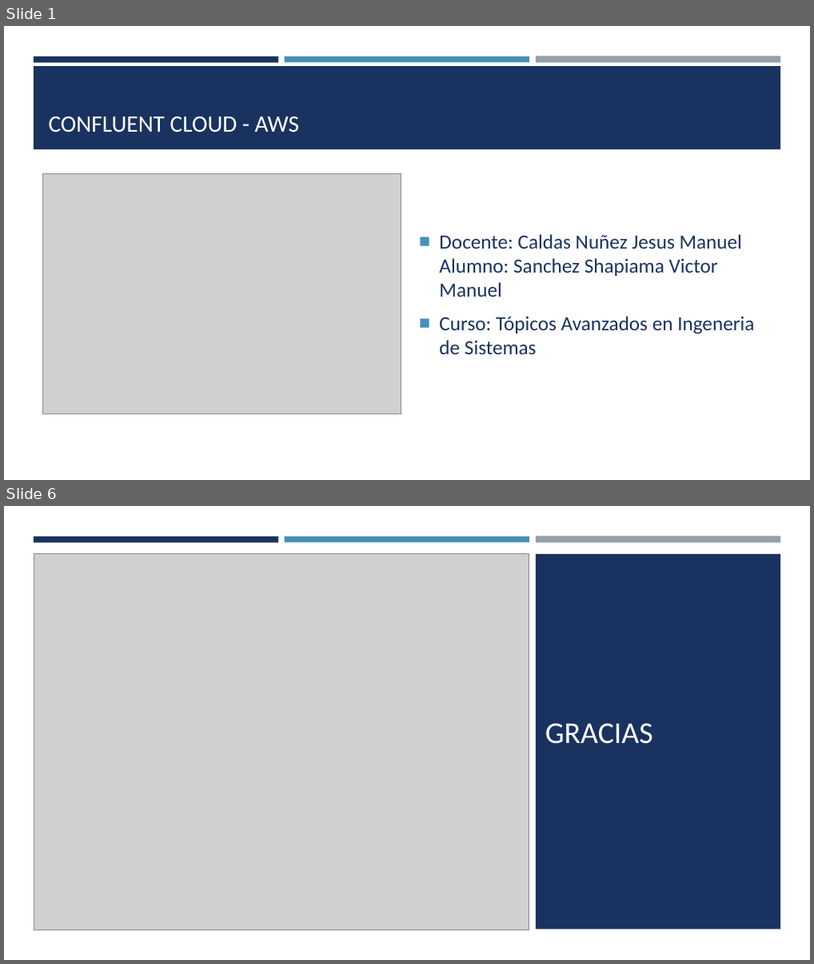
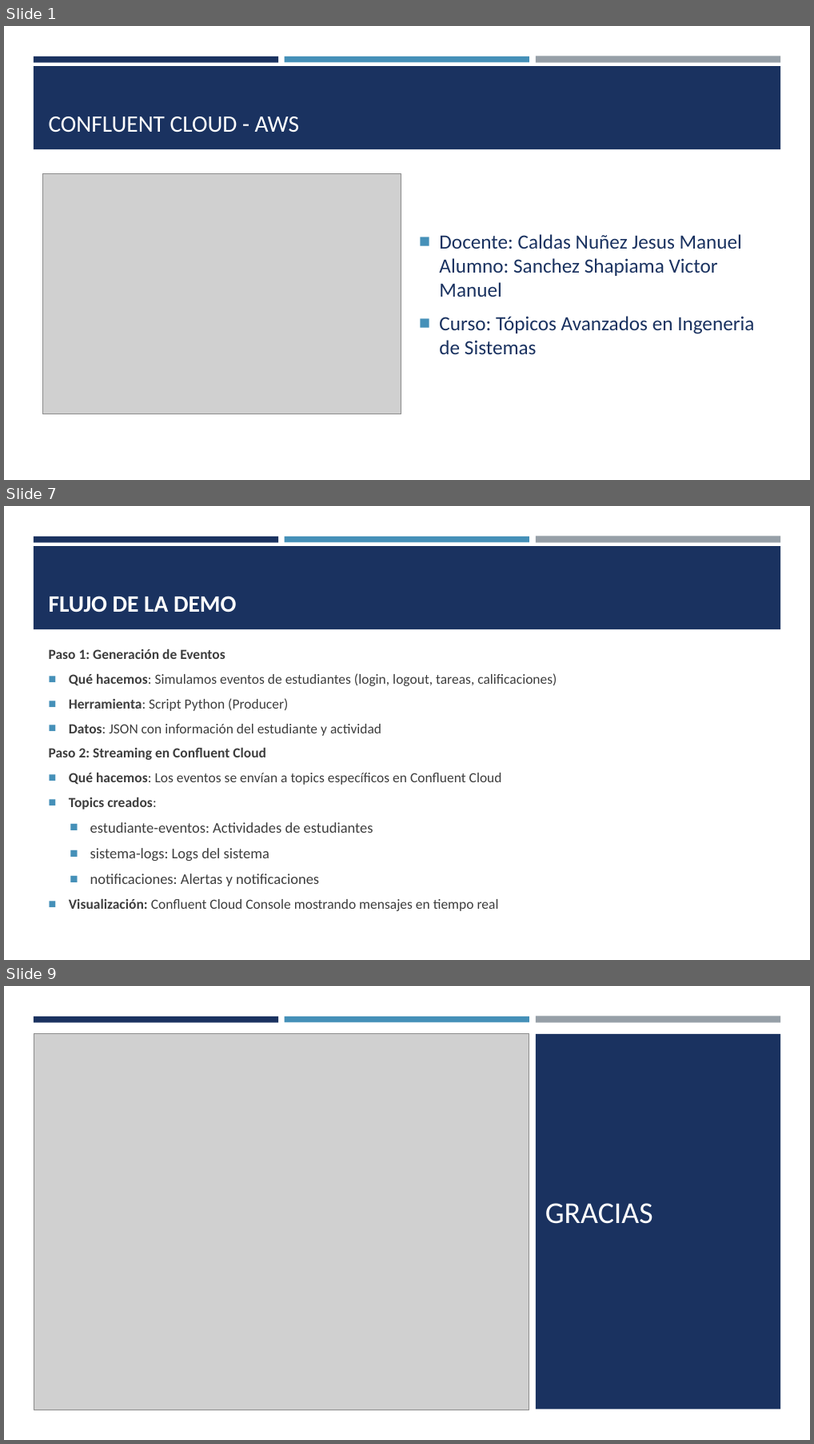
Before and after one commit to VictorSanchezS/AWS-Confluent, a slide deck: Confluent cloud - aws.pptx. Shown one above the other, each under a label of ours: slides 1 and 6 before the commit, slides 1, 7 and 9 after it; the slides between them are not shown. The pictures are 814x964 and 814x1444 pixels, drawn with LibreOffice and Linux fonts; fonts in the diff are those of the drawing; grey boxes stand for pictures. Boxes give left, top, right and bottom in pixels: in the first picture for what was removed or moved away, otherwise in the second. Text is boxed around its words. In the diff, an @@ line names an element or a change of style, - is before the commit and + after.

Commit message:
aws-to-start-demo

```diff
--- a/Confluent cloud - aws.pptx
+++ b/Confluent cloud - aws.pptx
@@ slide 7 added at bbox=[4, 506, 810, 960], background #FFFFFF; not listed: 4 template elements that a slide beside it also shows @@
@@ title added at bbox=[49, 596, 236, 612], 28 pt, text #FFFFFF, bold @@
+FLUJO DE LA DEMO
@@ text added at bbox=[49, 648, 557, 911], 16.6 pt, text #3D3D3D @@
+Paso 1: Generación de Eventos
+■ Qué hacemos: Simulamos eventos de estudiantes (login, logout, tareas, calificaciones)
+■ Herramienta: Script Python (Producer)
+■ Datos: JSON con información del estudiante y actividad
+Paso 2: Streaming en Confluent Cloud
+■ Qué hacemos: Los eventos se envían a topics específicos en Confluent Cloud
+■ Topics creados:
+  ■ estudiante-eventos: Actividades de estudiantes
+  ■ sistema-logs: Logs del sistema
+  ■ notificaciones: Alertas y notificaciones
+■ Visualización: Confluent Cloud Console mostrando mensajes en tiempo real
@@ what was slide 6 is now slide 9 @@
```
Also in this commit, not shown: 4 slides changed, 2 other slides added, 1 other file.
